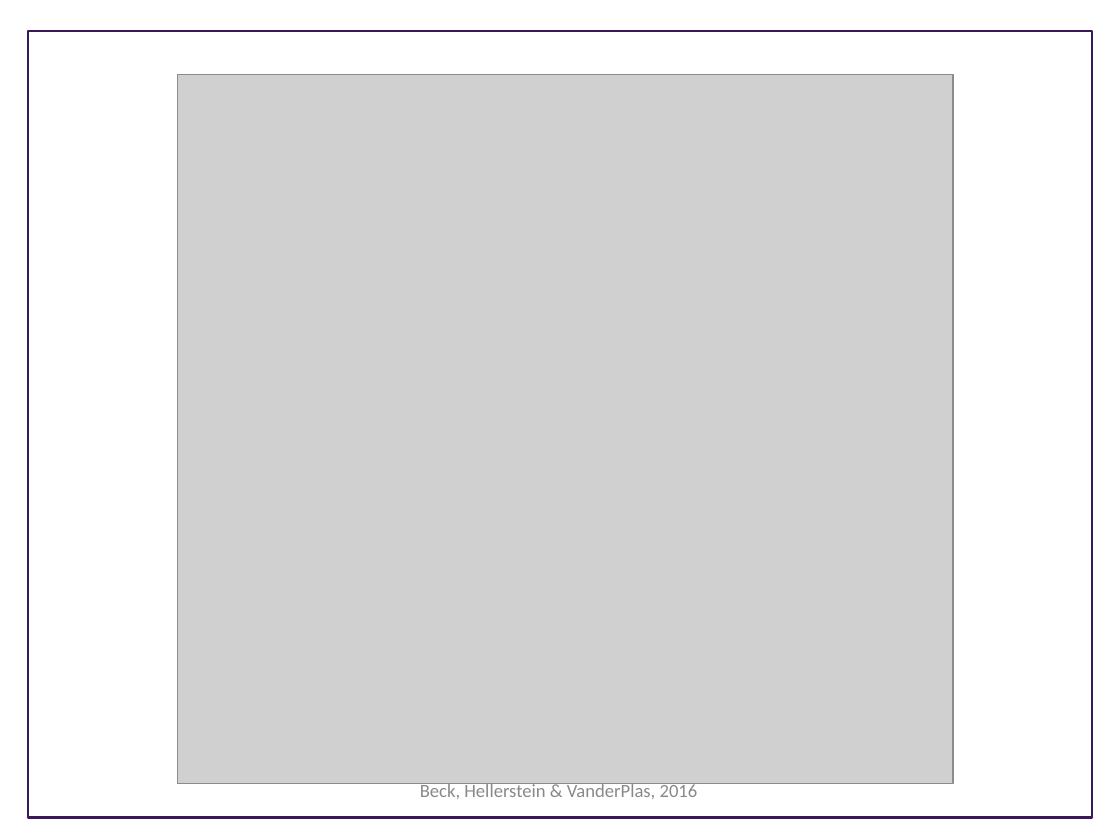
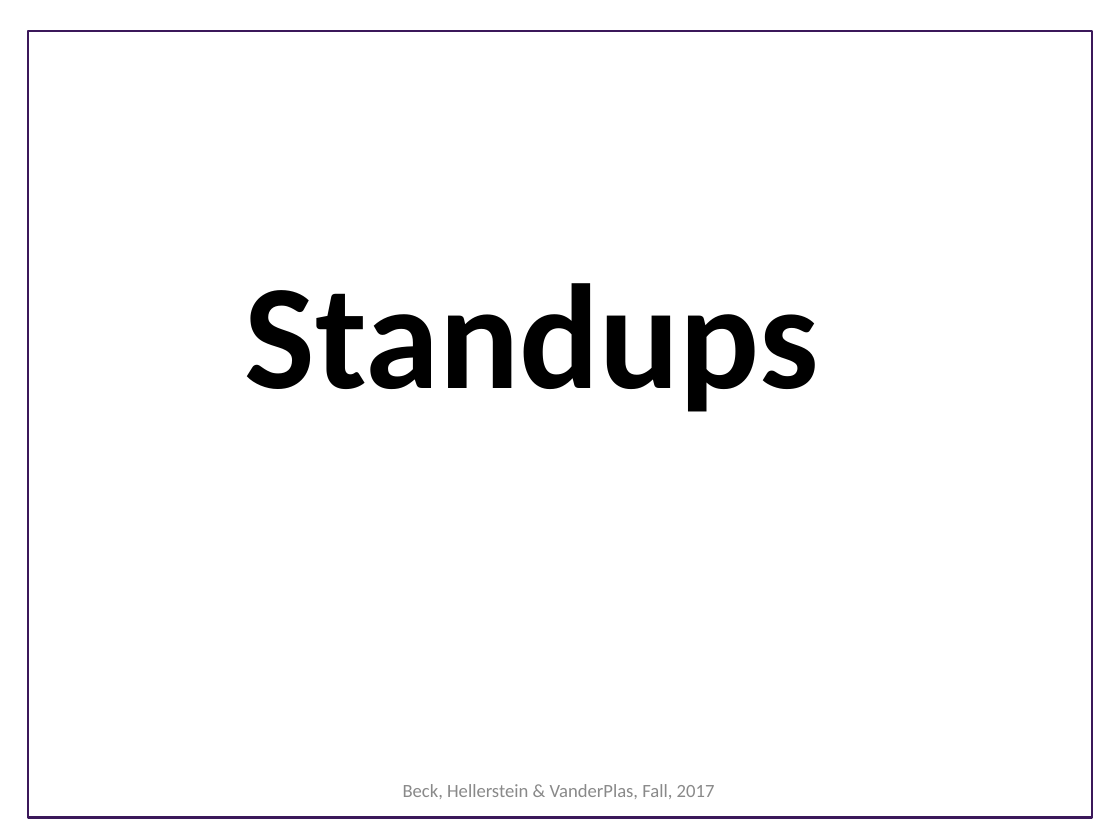
Before and after one commit to UWSEDS/LectureNotes, a slide deck: slide 23 of Working-in-Teams.ppt (slide 20 before the commit). Drawn at 1120x840 pixels with LibreOffice and Linux fonts; fonts in the diff are those of the drawing; grey boxes stand for pictures; background and template pictures are left out. Boxes give left, top, right and bottom in pixels: in the first picture for what was removed or moved away, otherwise in the second. Text is boxed around its words. In the diff, an @@ line names an element or a change of style, - is before the commit and + after.

```diff
--- a/Working-in-Teams.ppt
+++ b/Working-in-Teams.ppt
@@ picture removed at [177, 75, 953, 784] @@
@@ title added at [245, 283, 818, 412], 96 pt, text #000000, bold @@
+Standups
@@ text at [403, 784, 715, 799]: text changed @@
-Beck, Hellerstein & VanderPlas, 2016
+Beck, Hellerstein & VanderPlas, Fall, 2017
```
Also in this commit, not shown: 22 other slides changed, 5 slides added, 6 slides removed.
